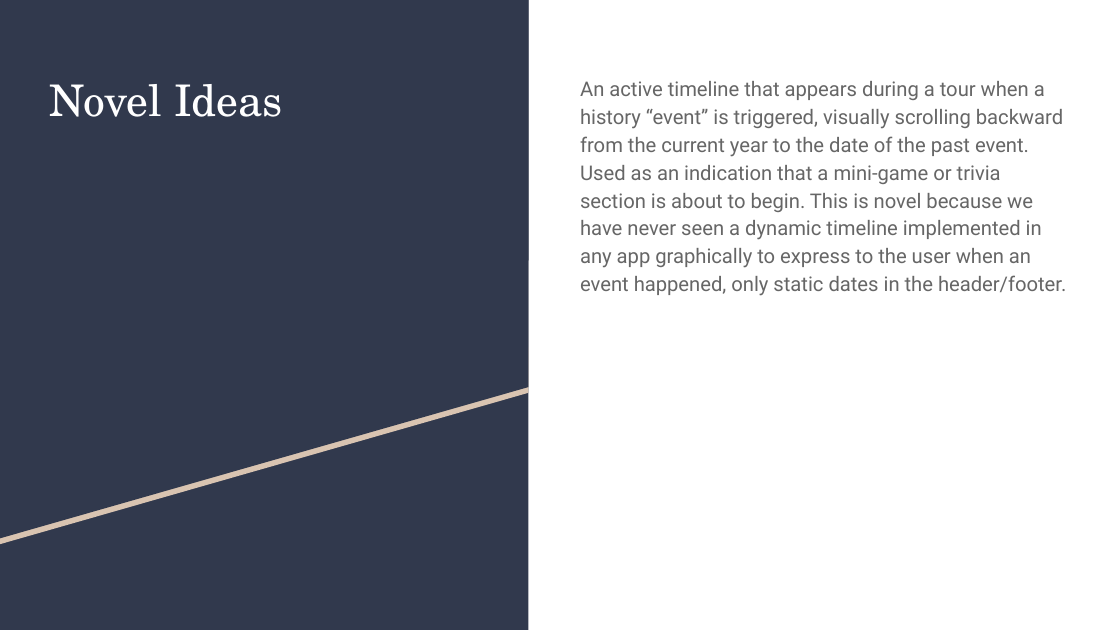
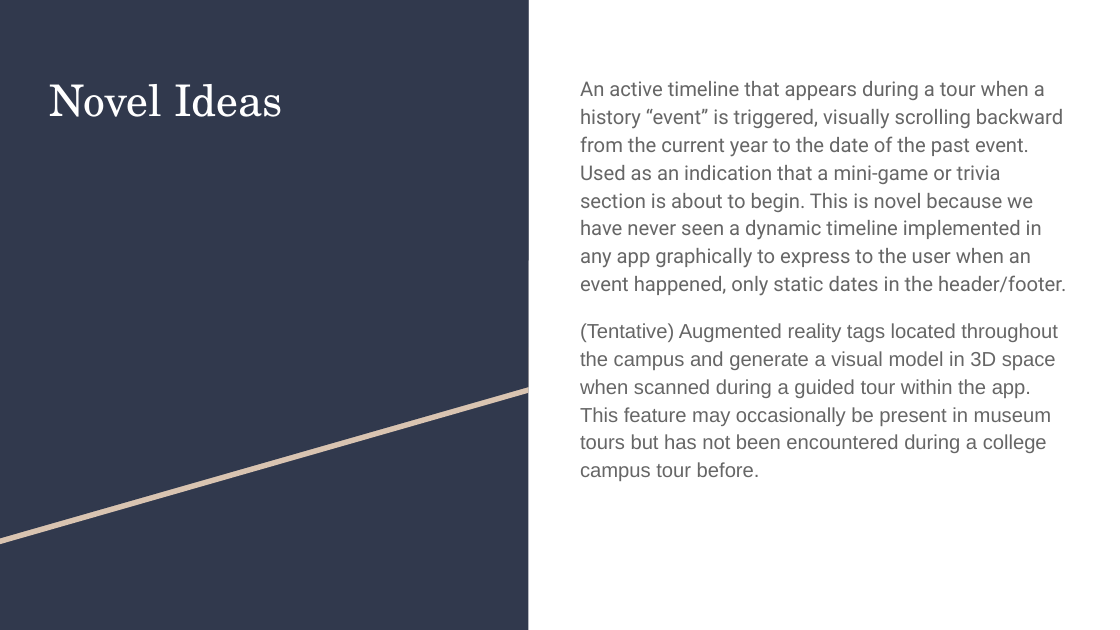
Before and after one commit to fit-history-app/fit-history-app.github.io, a slide deck: slide 7 of FIT History Tours Presentation.pptx (slide 6 before the commit). Drawn at 1120x630 pixels with LibreOffice and Linux fonts; fonts in the diff are those of the drawing. Boxes give left, top, right and bottom in pixels: in the first picture for what was removed or moved away, otherwise in the second. Text is boxed around its words. In the diff, an @@ line names an element or a change of style, - is before the commit and + after.

```diff
--- a/FIT History Tours Presentation.pptx
+++ b/FIT History Tours Presentation.pptx
@@ text at bbox=[580, 323, 1057, 481]: paragraph added @@
+(Tentative) Augmented reality tags located throughout the campus and generate a visual model in 3D space when scanned during a guided tour within the app. This feature may occasionally be present in museum tours but has not been encountered during a college campus tour before.
```
Also in this commit, not shown: 4 other slides changed, 1 slide added, 2 other files.
